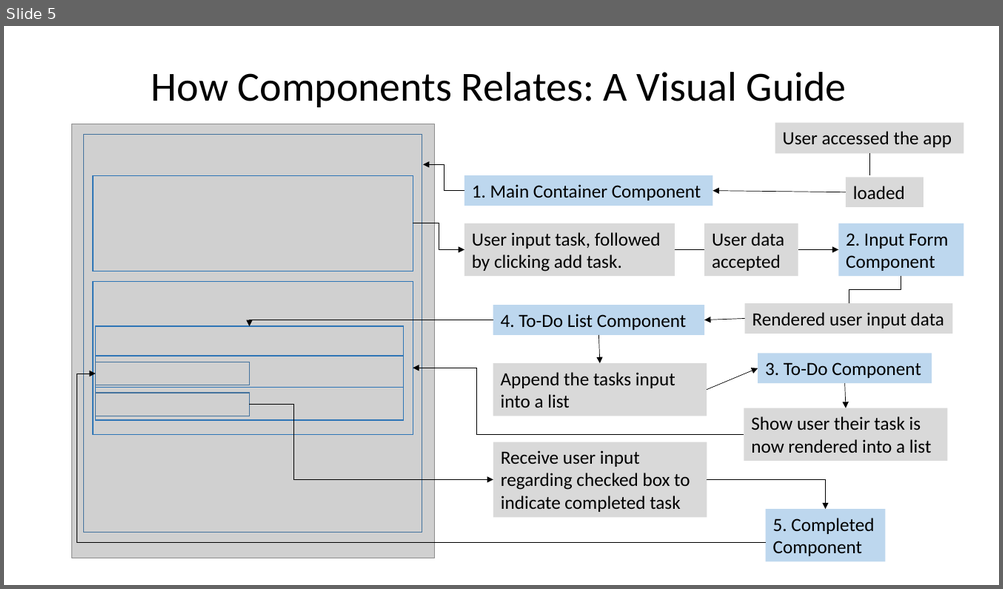
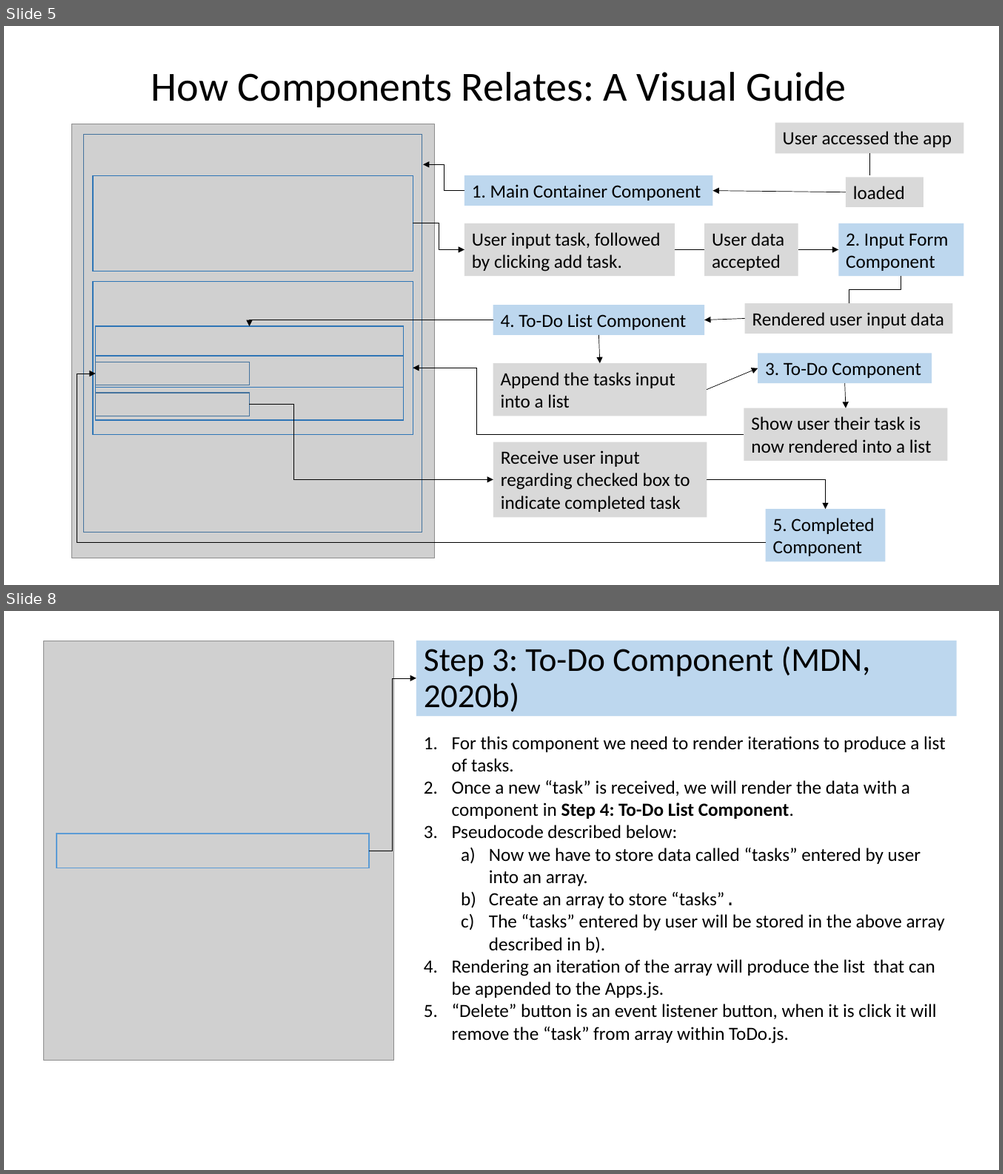
Before and after one commit to jia-von/react-app-planning-assignment, a slide deck: To-Do-App-Illustrations/React To-Do Planning Assignment.pptx. Shown one above the other, each under a label of ours: slide 5 before the commit, slides 5 and 8 after it; the slides between them are not shown. The pictures are 1003x589 and 1003x1174 pixels, drawn with LibreOffice and Linux fonts; fonts in the diff are those of the drawing; grey boxes stand for pictures. Boxes give left, top, right and bottom in pixels: in the first picture for what was removed or moved away, otherwise in the second. Text is boxed around its words. In the diff, an @@ line names an element or a change of style, - is before the commit and + after.

```diff
--- a/To-Do-App-Illustrations/React To-Do Planning Assignment.pptx
+++ b/To-Do-App-Illustrations/React To-Do Planning Assignment.pptx
@@ slide 8 added at [4, 611, 999, 1170], background #FFFFFF @@
@@ picture added at [43, 641, 393, 1061] @@
@@ title added at [416, 640, 956, 716], fill #BDD7EE, 32.4 pt, text #000000 @@
+Step 3: To-Do Component (MDN, 2020b)
@@ elbow arrow added from (369, 851) to (416, 678), #000000 0.5 pt @@
@@ text added at [452, 736, 945, 1044], 18 pt, text #000000 @@
+1. For this component we need to render iterations to produce a list of tasks.
+2. Once a new “task” is received, we will render the data with a component in Step 4: To-Do List Component.
+3. Pseudocode described below:
+  a) Now we have to store data called “tasks” entered by user into an array.
+  b) Create an array to store “tasks”.
+  c) The “tasks” entered by user will be stored in the above array described in b).
+4. Rendering an iteration of the array will produce the list that can be appended to the Apps.js.
+5. “Delete” button is an event listener button, when it is click it will remove the “task” from array within ToDo.js.
@@ rectangle added at [57, 833, 369, 869], outline #5B9BD5 1 pt @@
```
Also in this commit, not shown: 3 slides changed, 3 other slides added, 1 slide removed, 6 other files.
